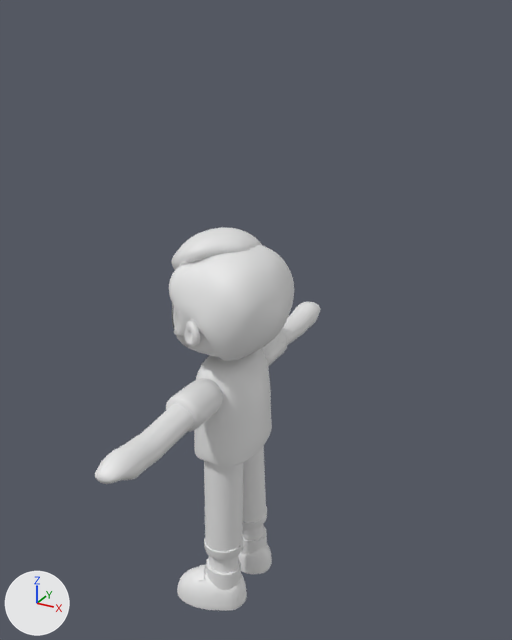
The glTF model src/assets/models/avatar.glb as it was, and as the next commit left it.
Both versions are drawn from a camera (50 mm lens) standing at (3.62, -5.85, 6.46) and looking at (0.35, 0.1, 3.49). The lights are fixed; the arrows at lower left show +X, +Y and +Z. The older version comes first. Where no turn or scale is listed for an object, it has been applied to the vertices. Vertices at exactly the same position are counted once.

Objects in the first picture: 'black', 'gray', 'head', 'skin', 'white'.
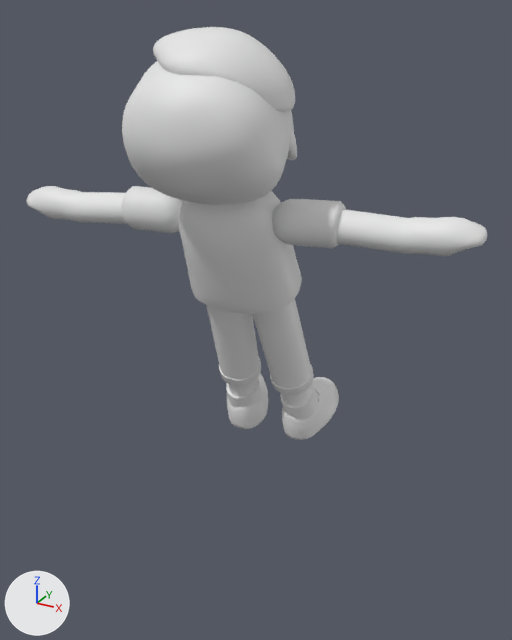
What differs and where, as boxes [x1, y1, x2, y2] in the pictures (512 x 640 px; the box of a moved part takes in the faces that stretch with it):
'head', reshaped (40% wider, 33% taller)
    before: [169, 227, 294, 361]
    after: [122, 27, 297, 205]
'gray', reshaped (83% wider, 9% shorter)
    before: [166, 330, 288, 608]
    after: [122, 186, 346, 438]
'skin', reshaped (104% wider, 19% shorter)
    before: [95, 301, 320, 573]
    after: [26, 186, 487, 406]
'black', reshaped (68% wider, 17% shorter)
    before: [204, 445, 266, 552]
    after: [206, 299, 311, 388]
'white', reshaped
    before: [177, 525, 272, 611]
    after: [226, 377, 339, 440]
part 2 of me_pants_bottom_right_001_cylinder_007mesh_002, moved or reshaped
    before: [204, 536, 243, 560]
    after: [219, 358, 261, 386]
part 3 of me_pants_bottom_right_001_cylinder_007mesh_002, moved or reshaped
    before: [242, 506, 267, 530]
    after: [270, 364, 314, 395]
part 4 of me_pants_bottom_right_001_cylinder_007mesh_002, moved or reshaped
    before: [166, 379, 222, 432]
    after: [122, 186, 184, 233]
part 5 of me_pants_bottom_right_001_cylinder_007mesh_002, moved or reshaped
    before: [261, 330, 288, 367]
    after: [273, 199, 346, 248]
part 6 of me_pants_bottom_right_001_cylinder_007mesh_002, moved or reshaped
    before: [191, 567, 247, 608]
    after: [226, 373, 268, 428]
part 7 of me_pants_bottom_right_001_cylinder_007mesh_002, moved or reshaped
    before: [238, 544, 272, 572]
    after: [282, 379, 337, 438]
part 8 of me_pants_bottom_right_001_cylinder_007mesh_002, added
    after: [179, 191, 302, 314]
part 9 of me_pants_bottom_right_001_cylinder_007mesh_002, deleted
    before: [194, 349, 272, 466]

Edits to the bpy script that builds the scene:
```text
Change me_pants_right_001_cylinder_006mesh_002:
    remove me_pants_right_001_cylinder_006mesh_002.from_pydata(...)  # 704 vertices, 1280 faces; spans x -0.098..0.352, y -0.511..0.518, z 0.783..2.025
    add me_pants_right_001_cylinder_006mesh_002.from_pydata(...)  # 704 vertices, 1280 faces; spans x -0.086..0.937, y -0.526..0.403, z 2.813..4.107
    me_pants_right_001_cylinder_006mesh_002 part 1: the whole mesh is multiplied about its middle by the matrix ((0.12, 0.992, 0.033), (-0.912, 0.123, -0.392), (-0.393, 0.017, 0.919)), then moved by (0.317, -0.067, 2.056)
Change me_pants_bottom_right_001_cylinder_007mesh_002:
    remove me_pants_bottom_right_001_cylinder_007mesh_002.from_pydata(...)  # 1226 vertices, 2271 faces; spans x -0.3..0.48, y -1.01..1.01, z 0.01..3.12
    add me_pants_bottom_right_001_cylinder_007mesh_002.from_pydata(...)  # 1224 vertices, 2267 faces; spans x -0.53..1.5, y -0.93..0.91, z 2.07..5.08
    me_pants_bottom_right_001_cylinder_007mesh_002 part 2: the loose piece of 128 vertices spanning x -0.09..0.37, y -0.52..-0.06, z 0.68..0.81 is multiplied about its middle by the matrix ((0.12, 0.992, 0.033), (-0.912, 0.123, -0.392), (-0.393, 0.017, 0.919)), then moved by (-0.01, 0.44, 2.1)
    me_pants_bottom_right_001_cylinder_007mesh_002 part 3: the loose piece of 128 vertices spanning x -0.09..0.36, y 0.07..0.53, z 0.68..0.82 is multiplied about its middle by the matrix ((0.12, 0.992, 0.033), (-0.912, 0.123, -0.392), (-0.393, 0.017, 0.919)), then moved by (0.58, -0.08, 2.11)
    me_pants_bottom_right_001_cylinder_007mesh_002 part 4: the loose piece of 153 vertices spanning x -0.09..0.31, y -1.01..-0.39, z 2.63..3.04 is multiplied about its middle by the matrix ((0.12, 0.992, 0.033), (-0.912, 0.123, -0.392), (-0.393, 0.017, 0.919)), then moved by (-0.32, 0.0, 1.93)
    me_pants_bottom_right_001_cylinder_007mesh_002 part 5: the loose piece of 153 vertices spanning x -0.09..0.31, y 0.39..1.01, z 2.64..3.04 is multiplied about its middle by the matrix ((0.12, 0.992, 0.033), (-0.912, 0.123, -0.392), (-0.393, 0.017, 0.919)), then moved by (1.07, -1.22, 1.96)
    me_pants_bottom_right_001_cylinder_007mesh_002 part 6: the loose piece of 143 vertices spanning x -0.3..0.42, y -0.66..-0.1, z 0.01..0.36 is multiplied about its middle by the matrix ((0.12, 0.992, 0.033), (-0.912, 0.123, -0.392), (-0.393, 0.017, 0.919)), then moved by (-0.05, 0.81, 2.17)
    me_pants_bottom_right_001_cylinder_007mesh_002 part 7: the loose piece of 143 vertices spanning x -0.3..0.42, y 0.12..0.67, z 0.01..0.36 is multiplied about its middle by the matrix ((0.12, 0.992, 0.033), (-0.912, 0.123, -0.392), (-0.393, 0.017, 0.919)), then moved by (0.72, 0.13, 2.19)
    me_pants_bottom_right_001_cylinder_007mesh_002 part 8: a new loose piece of 376 vertices spanning x -0.08..1.0, y -0.93..0.03, z 3.83..5.08
    me_pants_bottom_right_001_cylinder_007mesh_002 part 9: the loose piece of 378 vertices spanning x -0.25..0.48, y -0.55..0.55, z 1.92..3.12 is deleted
Change me_ears_001_circle_001mesh_002:
    remove me_ears_001_circle_001mesh_002.from_pydata(...)  # 1641 vertices, 2994 faces; spans x -0.481..0.722, y -0.708..0.705, z 3.116..4.419
    add me_ears_001_circle_001mesh_002.from_pydata(...)  # 1641 vertices, 2994 faces; spans x -0.193..1.209, y -1.577..-0.269, z 4.993..6.329
    me_ears_001_circle_001mesh_002 part 10: the whole mesh is multiplied about its middle by the matrix ((0.12, 0.992, 0.033), (-0.912, 0.123, -0.392), (-0.393, 0.017, 0.919)), then moved by (0.395, -0.983, 1.868)
Change me_arm_right_002_roundcube_005mesh_002:
    remove me_arm_right_002_roundcube_005mesh_002.from_pydata(...)  # 796 vertices, 1362 faces; spans x -0.12..0.32, y -2.17..2.17, z 0.44..3.18
    add me_arm_right_002_roundcube_005mesh_002.from_pydata(...)  # 796 vertices, 1362 faces; spans x -1.66..2.63, y -1.0..0.5, z 2.5..5.15
    me_arm_right_002_roundcube_005mesh_002 part 11: the whole mesh is multiplied about its middle by the matrix ((0.12, 0.992, 0.033), (-0.912, 0.123, -0.392), (-0.393, 0.017, 0.919)), then moved by (0.35, -0.2, 2.03)
Change me_shoe_white_right_roundcube_031mesh_002:
    remove me_shoe_white_right_roundcube_031mesh_002.from_pydata(...)  # 382 vertices, 614 faces; spans x -0.4..0.421, y -0.661..0.669, z -0.034..0.476
    add me_shoe_white_right_roundcube_031mesh_002.from_pydata(...)  # 382 vertices, 614 faces; spans x -0.296..1.033, y 0.057..1.034, z 2.032..2.681
    me_shoe_white_right_roundcube_031mesh_002 part 12: the whole mesh is multiplied about its middle by the matrix ((0.12, 0.992, 0.033), (-0.912, 0.123, -0.392), (-0.393, 0.017, 0.919)), then moved by (0.381, 0.502, 2.196)
```
